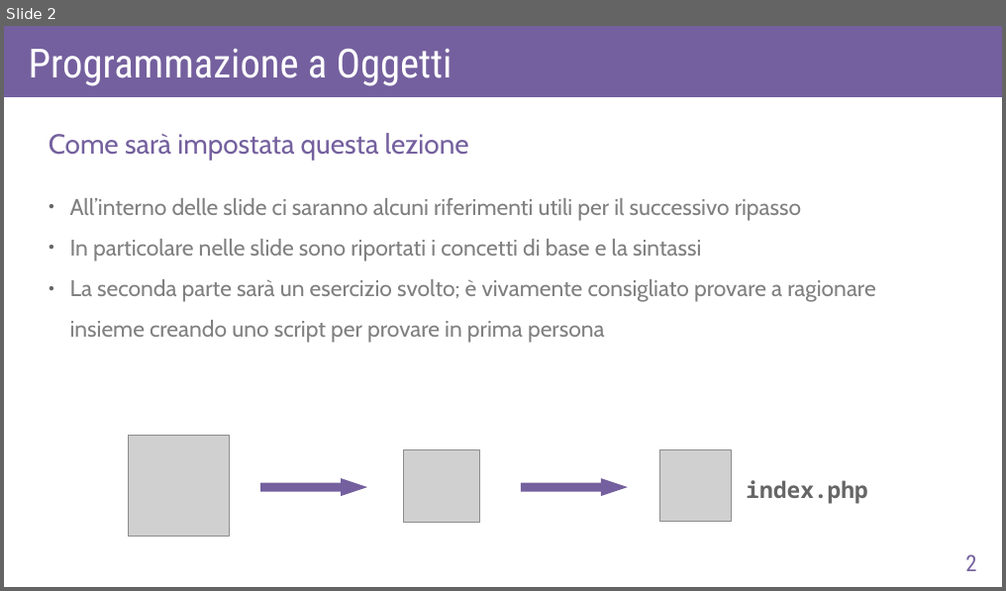
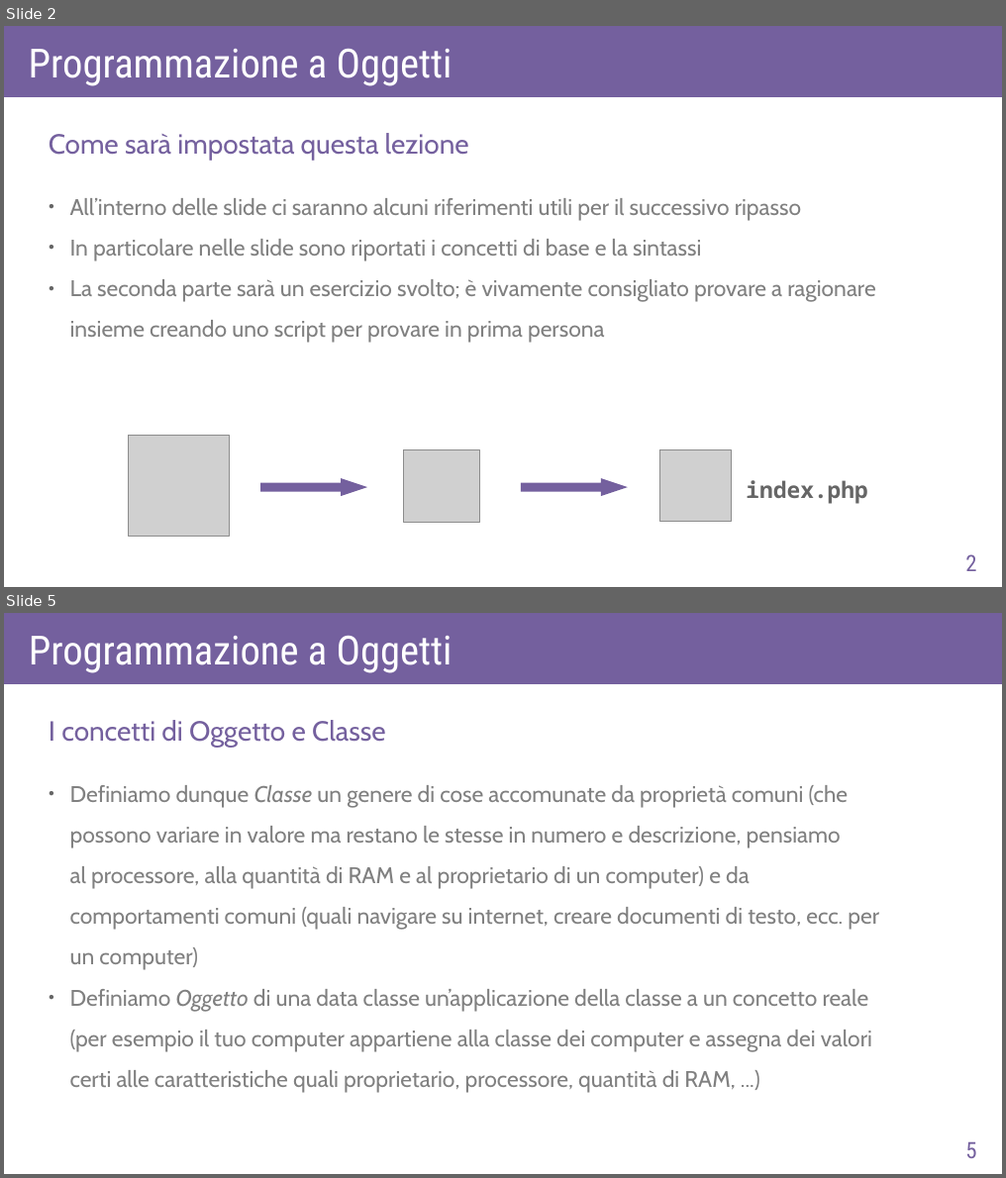
Before and after one commit to AlexF1789/corsoPHP, a slide deck: slide_odp/lezA1.odp. Shown one above the other, each under a label of ours: slide 2 before the commit, slides 2 and 5 after it; the slides between them are not shown. The pictures are 1006x591 and 1006x1178 pixels, drawn with LibreOffice and Linux fonts; fonts in the diff are those of the drawing; grey boxes stand for pictures. Boxes give left, top, right and bottom in pixels: in the first picture for what was removed or moved away, otherwise in the second. Text is boxed around its words. In the diff, an @@ line names an element or a change of style, - is before the commit and + after.

```diff
--- a/slide_odp/lezA1.odp
+++ b/slide_odp/lezA1.odp
@@ slide 5 added at <box>4,613,1002,1174</box>, background #FFFFFF @@
@@ rectangle added at <box>4,613,1002,684</box>, fill #74609E @@
@@ text added at <box>29,636,452,673</box>, 32 pt, text #FFFFFF @@
+Programmazione a Oggetti
@@ text added at <box>49,720,386,747</box>, 22 pt, text #74609E @@
+I concetti di Oggetto e Classe
@@ text added at <box>70,785,879,1093</box>, 18 pt, text #808080 @@
+● Definiamo dunque Classe un genere di cose accomunate da proprietà comuni (che
+  possono variare in valore ma restano le stesse in numero e descrizione, pensiamo
+  al processore, alla quantità di RAM e al proprietario di un computer) e da
+  comportamenti comuni (quali navigare su internet, creare documenti di testo, ecc. per
+  un computer)
+● Definiamo Oggetto di una data classe un’applicazione della classe a un concetto reale
+  (per esempio il tuo computer appartiene alla classe dei computer e assegna dei valori
+  certi alle caratteristiche quali proprietario, processore, quantità di RAM, ...)
@@ page number added at <box>965,1143,976,1158</box>, 18 pt, text #74609E @@
+5
```
Also in this commit, not shown: 5 other slides added, 1 slide removed, 32 other files.
